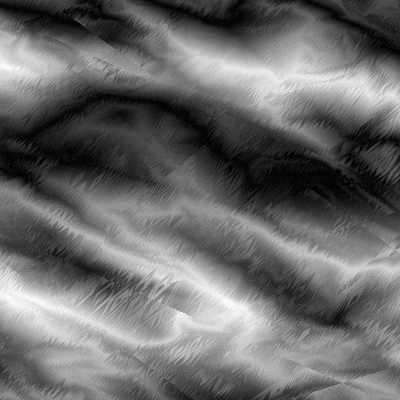
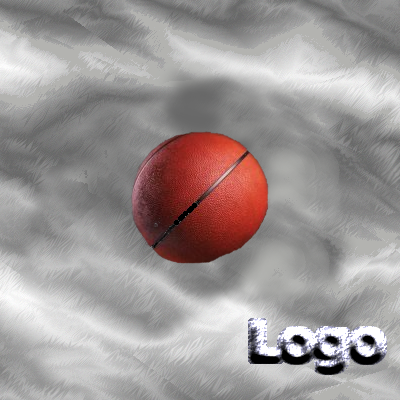
Layered file, before and after one edit (400px x 400px). Changes by layer:
removed layer "Background" over [0, 0, 400, 400]
added layer "ball.jpg" above "Layer" over [129, 129, 272, 270]
added layer "Layer" above "Layer #1" over [248, 318, 387, 375]
added layer "Layer #1" over [0, 0, 400, 400]
